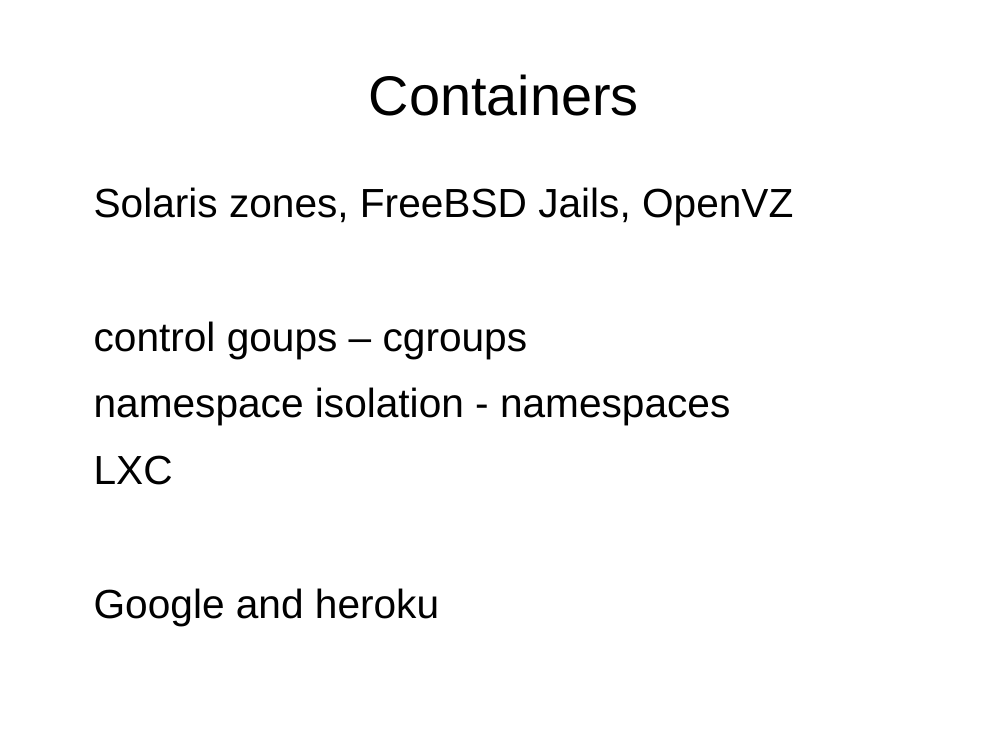
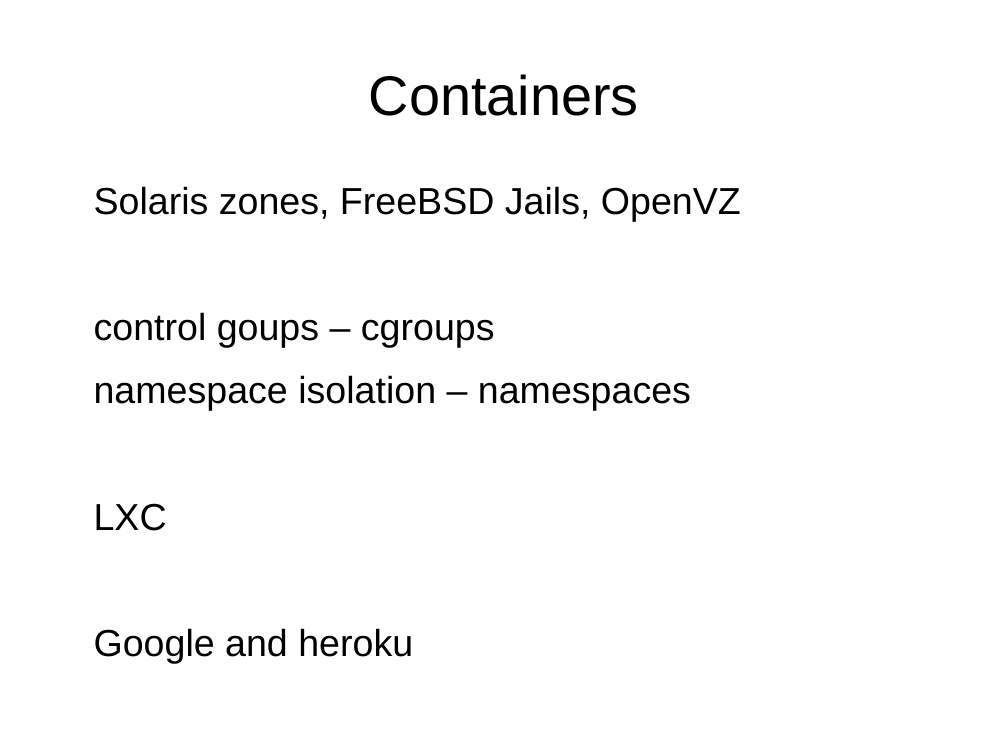
Before and after one commit to pmcgrath/presentations, a slide deck: slide 8 of corkaltnet_docker_20141118/corkaltnet_docker_20141118.odp. Drawn at 1008x756 pixels with LibreOffice and Linux fonts; fonts in the diff are those of the drawing. Boxes give left, top, right and bottom in pixels: in the first picture for what was removed or moved away, otherwise in the second. Text is boxed around its words. In the diff, an @@ line names an element or a change of style, - is before the commit and + after.

```diff
--- a/corkaltnet_docker_20141118/corkaltnet_docker_20141118.odp
+++ b/corkaltnet_docker_20141118/corkaltnet_docker_20141118.odp
@@ text at bbox=[94, 186, 741, 663]: size 32 to 29.6 pt in "Solaris zones, FreeBSD Jails, OpenVZ", "control goups – cgroups", "LXC", "Google and heroku" @@
@@ text at bbox=[94, 375, 691, 411]: text changed; size 32 to 29.6 pt @@
-namespace isolation - namespaces
+namespace isolation – namespaces
```
Also in this commit, not shown: 10 other slides changed, 11 other files.
